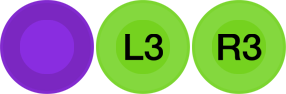
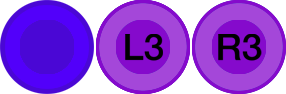
Layers edited between the first and the second (286, 94) image:
painted on "center" (1st of 3, in "color-stick") over (x1=20, y1=20, x2=74, y2=74)
painted on "circle" (1st of 3, in "color-stick") over (x1=2, y1=2, x2=92, y2=92)
moved "L3" above "R3" over (x1=96, y1=0, x2=190, y2=94)
painted on "center" (2nd of 3, in "L3") over (x1=116, y1=20, x2=170, y2=74)
painted on "stroke" (1st of 2, in "L3") over (x1=96, y1=0, x2=190, y2=94)
painted on "circle" (2nd of 3, in "L3") over (x1=97, y1=1, x2=189, y2=93)
painted on "center" (3rd of 3, in "R3") over (x1=212, y1=20, x2=266, y2=74)
painted on "stroke" (2nd of 2, in "R3") over (x1=192, y1=0, x2=286, y2=94)
painted on "circle" (3rd of 3, in "R3") over (x1=193, y1=1, x2=285, y2=93)
